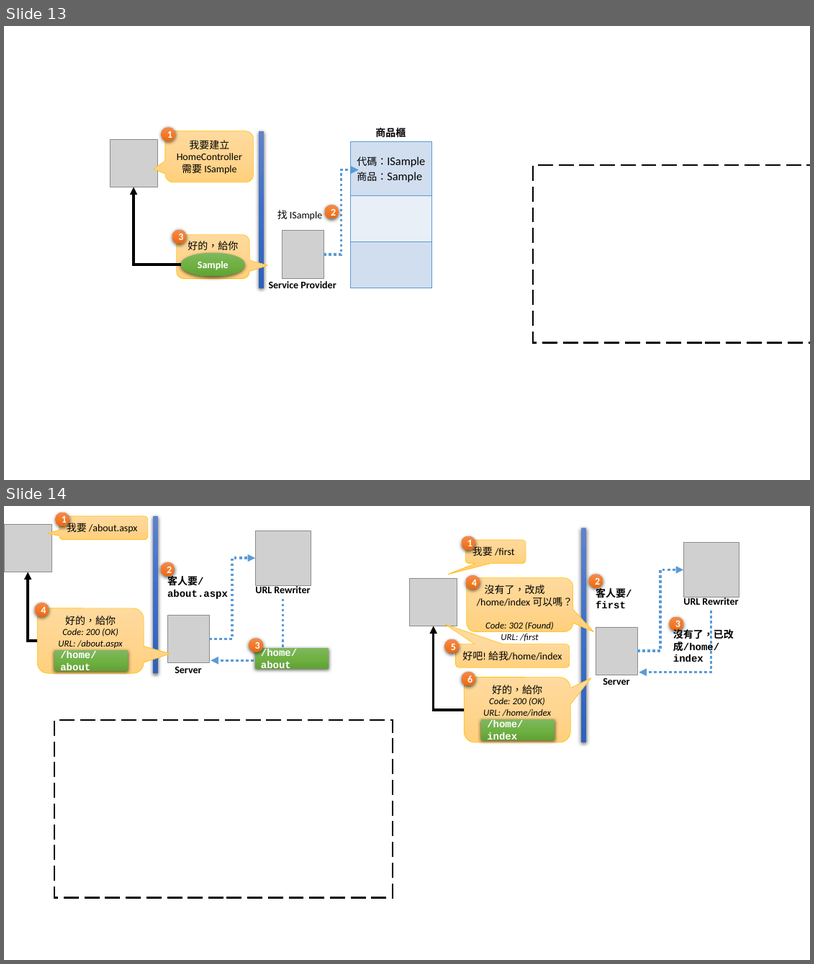
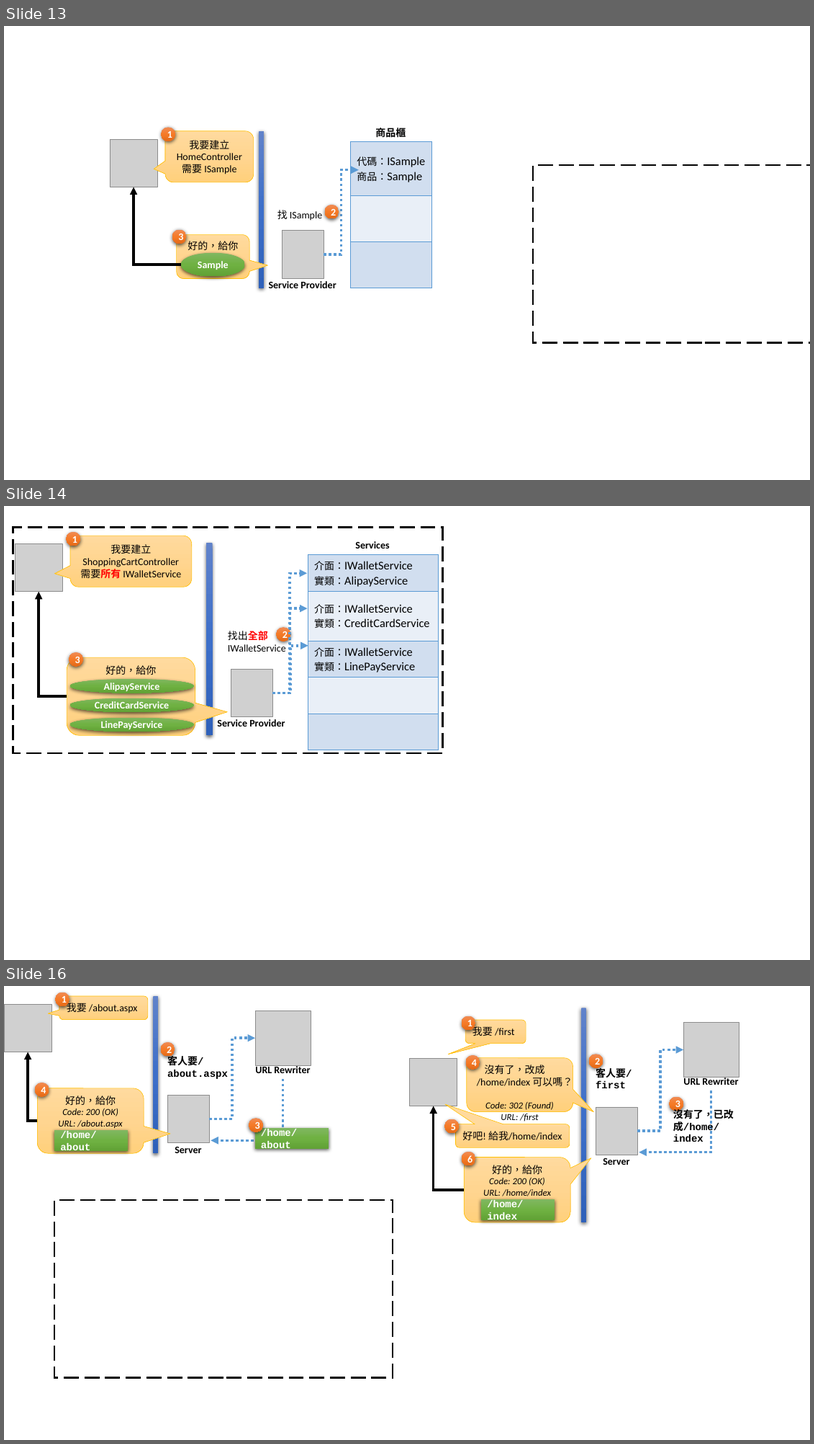
Before and after one commit to johnwu1114/blog-johnwu-cc, a slide deck: source/_assets/ironman.pptx. Shown one above the other, each under a label of ours: slides 13 and 14 before the commit, slides 13, 14 and 16 after it; the slides between them are not shown. The pictures are 814x964 and 814x1444 pixels, drawn with LibreOffice and Linux fonts; fonts in the diff are those of the drawing; grey boxes stand for pictures. Boxes give left, top, right and bottom in pixels: in the first picture for what was removed or moved away, otherwise in the second. Text is boxed around its words. In the diff, an @@ line names an element or a change of style, - is before the commit and + after.

```diff
--- a/source/_assets/ironman.pptx
+++ b/source/_assets/ironman.pptx
@@ slide 14 added at (4,506,810,960), background #FFFFFF @@
@@ rectangle added at (13,527,443,753), outline #000000 2.25 pt dashed @@
@@ picture added at (15,544,63,592) @@
@@ ellipse added at (67,532,80,546), fill gradient #F18C57 to #F67B28 to #E56C19, 12 pt, text #FFFFFF, bold @@
+1
@@ rounded speech box added at (70,536,192,587), fill gradient #FFDB9E to #FFD590 to #FFD07C, outline #FFC000 0.5 pt, 12 pt, text #000000 @@
+我要建立 ShoppingCartController
+需要所有 IWalletService
@@ rounded rectangle added at (206,542,213,735), fill gradient #6183CB to #3E70CA to #3062BB @@
@@ text added at (355,541,389,548), 12 pt, text #000000, bold @@
+Services
@@ table added at (309,554,439,736), 5 rows, 1 columns @@
+介面：IWalletService / 實類：AlipayService
+介面：IWalletService / 實類：CreditCardService
+介面：IWalletService / 實類：LinePayService
+
+
@@ elbow arrow added from (67, 697) to (39, 591), #000000 3 pt @@
@@ elbow arrow added from (273, 693) to (307, 573), #5B9BD5 3 pt dashed @@
@@ elbow arrow added from (273, 693) to (308, 608), #5B9BD5 3 pt dashed @@
@@ text added at (228,631,286,651), 12 pt, text #000000 @@
+找出全部
+IWalletService
@@ ellipse added at (277,627,291,641), fill gradient #F18C57 to #F67B28 to #E56C19, 12 pt, text #FFFFFF, bold @@
+2
@@ ellipse added at (69,652,82,667), fill gradient #F18C57 to #F67B28 to #E56C19, 12 pt, text #FFFFFF, bold @@
+3
@@ elbow arrow added from (273, 693) to (309, 646), #5B9BD5 3 pt dashed @@
@@ rounded speech box added at (67,657,196,735), fill gradient #FFDB9E to #FFD590 to #FFD07C, outline #FFC000 0.5 pt, 12 pt, text #000000 @@
+好的，給你
@@ picture added at (231,669,273,717) @@
@@ ellipse added at (70,679,194,693), fill gradient #81B861 to #6FB242 to #62A336, 12 pt, text #FFFFFF, bold @@
+AlipayService
@@ ellipse added at (70,698,194,712), fill gradient #81B861 to #6FB242 to #62A336, 12 pt, text #FFFFFF, bold @@
+CreditCardService
@@ ellipse added at (70,717,194,731), fill gradient #81B861 to #6FB242 to #62A336, 12 pt, text #FFFFFF, bold @@
+LinePayService
@@ text added at (217,719,285,726), 12 pt, text #000000, bold @@
+Service Provider
@@ what was slide 14 is now slide 16 @@
```
Also in this commit, not shown: 2 other slides added, 8 other files.
